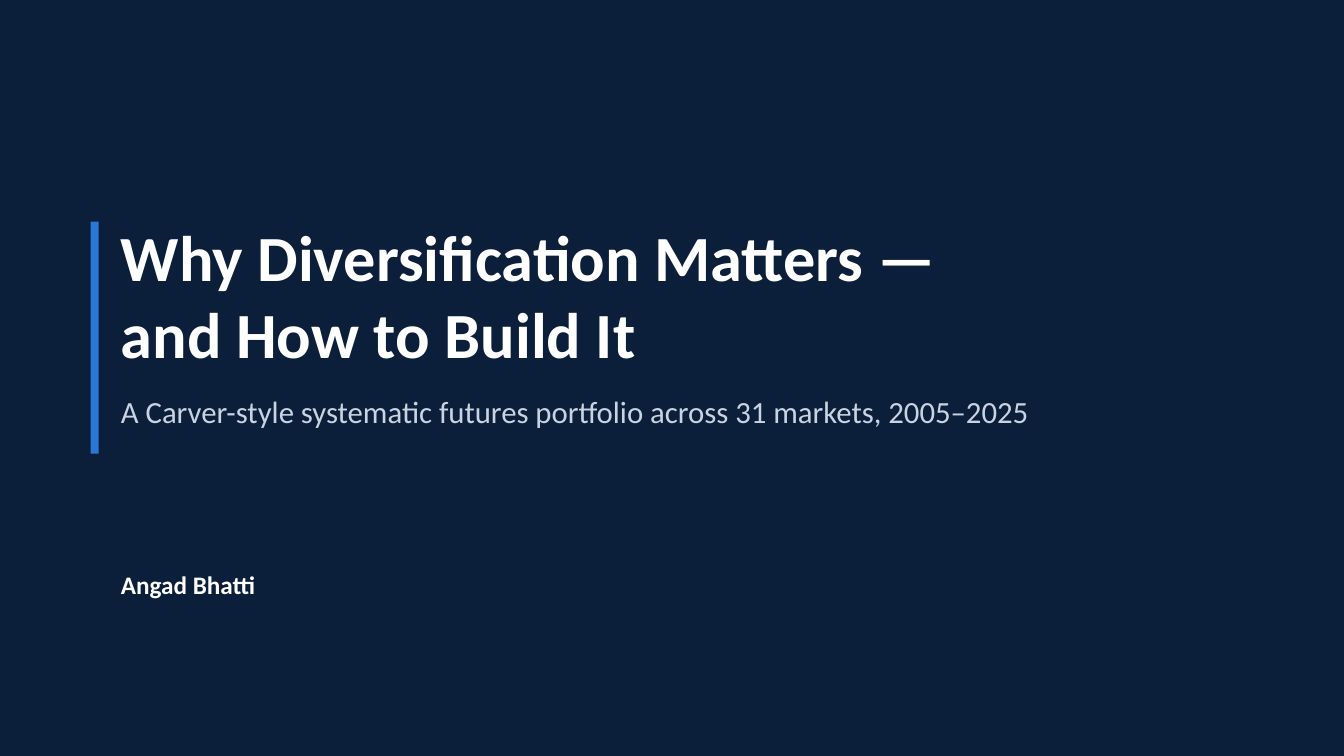
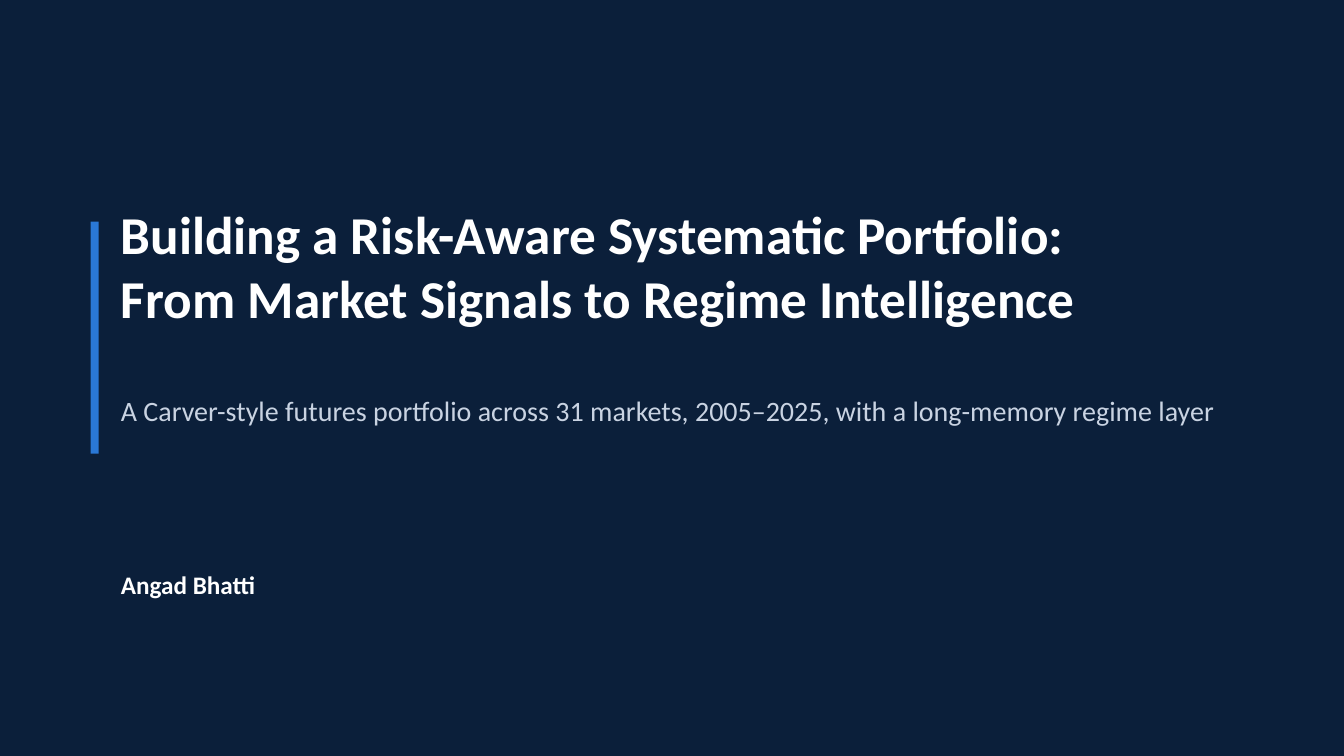
Before and after one commit to Abhatti-123123/carver, a slide deck: slide 1 of carver_presentation.pptx. Drawn at 1344x756 pixels with LibreOffice and Linux fonts; fonts in the diff are those of the drawing. Boxes give left, top, right and bottom in pixels: in the first picture for what was removed or moved away, otherwise in the second. Text is boxed around its words. In the diff, an @@ line names an element or a change of style, - is before the commit and + after.

```diff
--- a/carver_presentation.pptx
+++ b/carver_presentation.pptx
@@ text at [121, 216, 1075, 327]: text changed; size 46 to 38 pt @@
-Why Diversification Matters —
-and How to Build It
+Building a Risk-Aware Systematic Portfolio:
+From Market Signals to Regime Intelligence
@@ text at [121, 401, 1213, 426]: text changed; size 22 to 20 pt @@
-A Carver-style systematic futures portfolio across 31 markets, 2005–2025
+A Carver-style futures portfolio across 31 markets, 2005–2025, with a long-memory regime layer
```
Also in this commit, not shown: 26 other slides changed, 1 other file.
